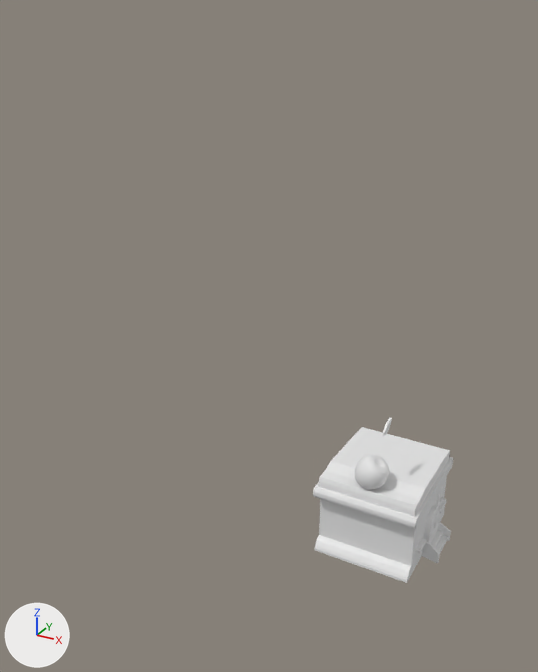
What one commit did to the FBX model Assets/Art/Models/Company2.fbx.
Camera for both pictures: a 50 mm camera at (4.15, -6.84, 3.87) aimed at (-1.52, 3.47, -1.29). Lighting does not change. The marker at lower left points along +X, +Y and +Z. The first picture is the older version. Materials are left out; every surface is plain grey. Where no turn or scale is listed for an object, it has been applied to the vertices.
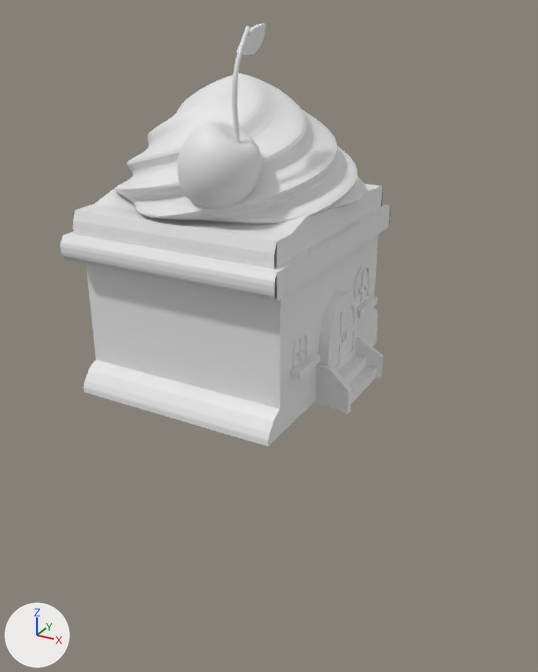
What the commit changed:
Mesh me_cylinder_005 is new.
It has 1442 vertices, 1440 faces and spans x -1.29..1.29, y -1.37..1.37, z -0.68..0.59.
Mesh me_béziercurve_005 is new.
It has 312 vertices, 312 faces and spans x -0.023..0.023, y -0.057..0.234, z -0.607..0.433.
Mesh me_cube_146 is new.
It has 154 vertices, 106 faces and spans x -1.02..1.0, y -1.01..1.0, z -1.0..9.18.
Object 'Cube.043' (ob_cube_043) moves from (0.57, 7.7, -7.83) to (1.23, 0.01, 0.19).
Object 'Cube.037' (ob_cube_037) moves from (0.41, 8.45, -7.22) to (1.07, 0.76, 0.8).
Object 'Cube.044' (ob_cube_044) moves from (0.69, 7.7, -7.96) to (1.35, 0.01, 0.06).
Object 'Cube.038' (ob_cube_038) moves from (0.41, 7.71, -7.6) to (1.07, 0.03, 0.42).
Object 'Cube.036' (ob_cube_036) moves from (0.41, 8.45, -7.31) to (1.07, 0.76, 0.71).
Object 'Cube.032' (ob_cube_032) moves from (-0.64, 7.65, -6.38) to (0.02, -0.04, 1.64).
Object 'Cube.046' (ob_cube_046) moves from (0.62, 7.3, -7.8) to (1.29, -0.39, 0.22).
Object 'Cube.031' (ob_cube_031) moves from (-0.64, 7.69, -6.89) to (0.02, 0.0, 1.13).
Object 'Cube.035' (ob_cube_035) moves from (0.41, 6.9, -7.42) to (1.07, -0.78, 0.6).
Object 'Sphere.020' (ob_sphere_020) moves from (-0.64, 6.66, -5.66) to (0.43, -1.02, 2.55).
Object 'Cube.034' (ob_cube_034) moves from (-0.47, 7.04, -4.72) to (0.61, -0.65, 3.5).
Object 'Cube.033' (ob_cube_033) moves from (-0.64, 7.67, -6.22) to (0.02, -0.02, 1.8).
Object 'Cube.045' (ob_cube_045) moves from (0.62, 8.12, -7.8) to (1.29, 0.43, 0.22).
Object 'Cylinder.004' (ob_cylinder_004) is new; it shows me_cylinder_005.
Its location is (0.02, 0.04, 2.68).
Object 'BézierCurve.005' (ob_béziercurve_005) is new; it shows me_béziercurve_005.
Its location is (0.62, -1.01, 3.3).
Object 'Cube.142' (ob_cube_142) is new; it shows me_cube_146.
Its location is (1.1, -0.79, 0.67).
Its rotation in degrees is (-180, 0, 0).
Its scale is (-0.093, -0.16, -0.0319).

Boxes (x1, y1, x2, y2) around the edits, measured in the pictures (538 x 672 px):
'Cube.031', moved: before (315, 476, 447, 583); after (84, 234, 378, 446)
'Cylinder.004', added: after (114, 73, 367, 224)
'Cube.033', moved: before (318, 427, 450, 517); after (73, 184, 383, 287)
'Cube.032', moved: before (313, 457, 453, 529); after (60, 205, 391, 301)
'Sphere.020', moved: before (354, 454, 389, 490); after (177, 121, 261, 209)
'Cube.038', moved: before (424, 506, 439, 543); after (318, 290, 357, 372)
'Cube.046', moved: before (422, 541, 440, 563); after (316, 363, 352, 414)
'Cube.045', moved: before (438, 522, 451, 541); after (356, 338, 383, 378)
'BézierCurve.005', added: after (232, 26, 251, 143)
'Cube.044', moved: before (436, 535, 448, 553); after (348, 366, 377, 404)
'Cube.037', moved: before (437, 487, 444, 507); after (353, 262, 371, 307)
'Cube.043', moved: before (431, 530, 443, 548); after (337, 355, 367, 384)
'Cube.034', moved: before (382, 418, 392, 435); after (236, 23, 266, 55)
'Cube.035', moved: before (415, 538, 426, 553); after (290, 353, 320, 379)
'Cube.142', added: after (293, 331, 309, 368)
'Cube.036', moved: before (439, 499, 447, 513); after (356, 295, 377, 318)
